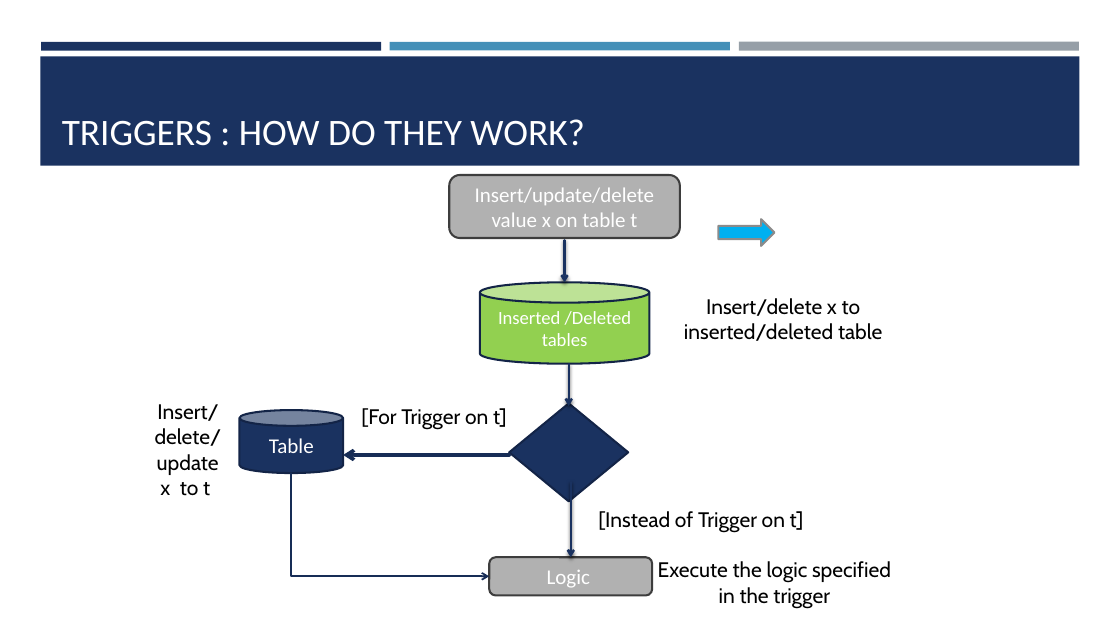
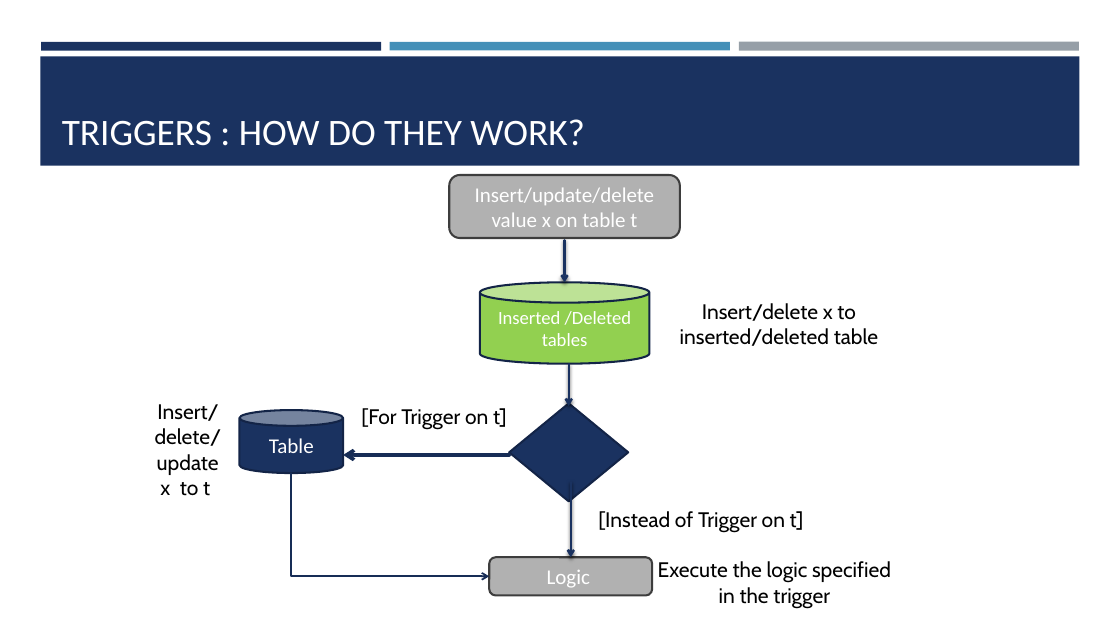
Before and after one commit to Obsidian-Notes-Manirenkan/IT2140-Database-Management, a slide deck: slide 35 of Lectures/Lecture 07 (Database Programming).pptx. Drawn at 1120x630 pixels with LibreOffice and Linux fonts; fonts in the diff are those of the drawing. Boxes give left, top, right and bottom in pixels: in the first picture for what was removed or moved away, otherwise in the second. Text is boxed around its words. In the diff, an @@ line names an element or a change of style, - is before the commit and + after.

```diff
--- a/Lectures/Lecture 07 (Database Programming).pptx
+++ b/Lectures/Lecture 07 (Database Programming).pptx
@@ down arrow removed at (x1=719, y1=219, x2=775, y2=246) @@
@@ text "Insert/delete x to inserted/deleted table" moved from (x1=684, y1=298, x2=882, y2=341) to (x1=680, y1=303, x2=878, y2=346) @@
```
Also in this commit, not shown: 21 other files.
